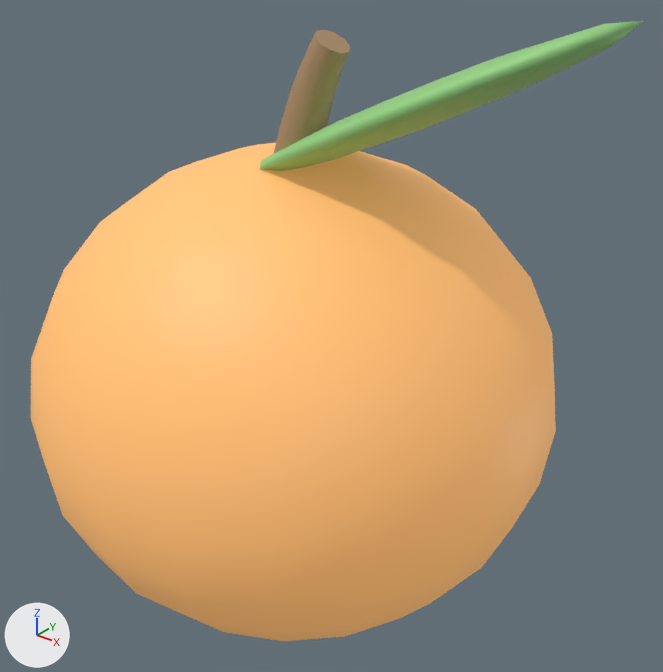
Two versions of the FBX model assets/models/tools/LanternFig.fbx, one commit apart.
Rendered twice from a camera (50 mm lens) standing at (1.166, -1.336, 1.523) and looking at (0.083, 0.018, 0.683). The lights are fixed; the arrows at lower left show +X, +Y and +Z. The older version comes first. Where no turn or scale is listed for an object, it has been applied to the vertices.

Names of what the first picture shows: 'Handle', 'Leaf', 'Twig'.
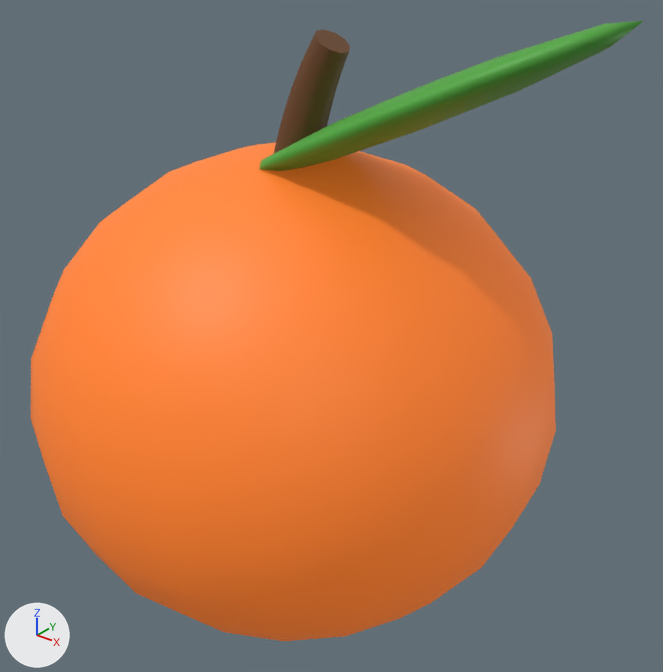
What changed in the scene script:
```text
Change mat_leaf:
    mat_leaf.base_color: (0.306, 0.659, 0.227) -> (0.0762, 0.392, 0.0423)  # green #96d483 -> green #4ea83a
Change mat_twig:
    mat_twig.base_color: (0.42, 0.267, 0.141) -> (0.147, 0.0578, 0.0176)  # brown #ad8d69 -> brown #6b4424
Change mat_body:
    mat_body.base_color: (0.957, 0.478, 0.157) -> (0.905, 0.195, 0.0212)  # orange #fab86e -> orange #f47a28
    mat_body.emission_color: (0.957, 0.478, 0.157) -> (0.905, 0.195, 0.0212)  # orange #fab86e -> orange #f47a28
```

Changed parts and their boxes [x1, y1, x2, y2] in the pictures (663 x 672 px):
'Handle', recoloured (darker)
    both: [31, 143, 556, 641]
'Leaf', recoloured (darker)
    both: [259, 21, 643, 171]
'Twig', recoloured (darker)
    both: [274, 29, 350, 153]
